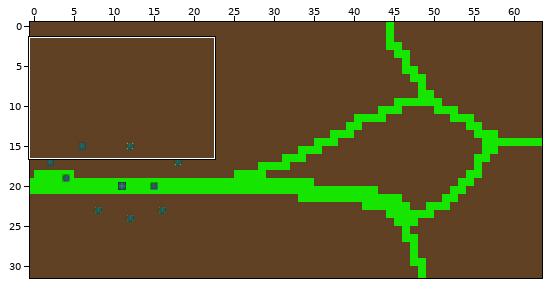
One commit to this Tiled map (JSON): the_project/assets/maps/the_project_prototype_map_1.json. Above: a wide view before the commit, with the close-up outlined.
Close-up. Before:
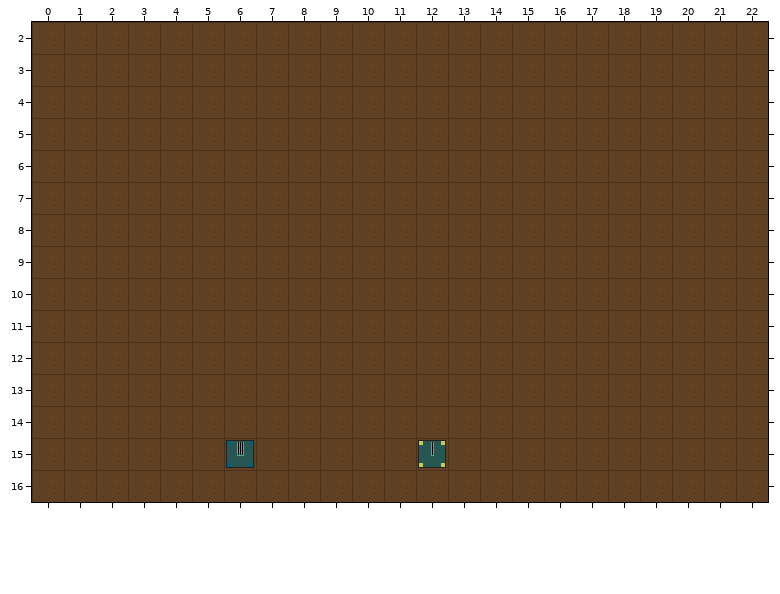
Cells are 32x32 px. Shown: x 0..22, y 2..16.
Once edited:
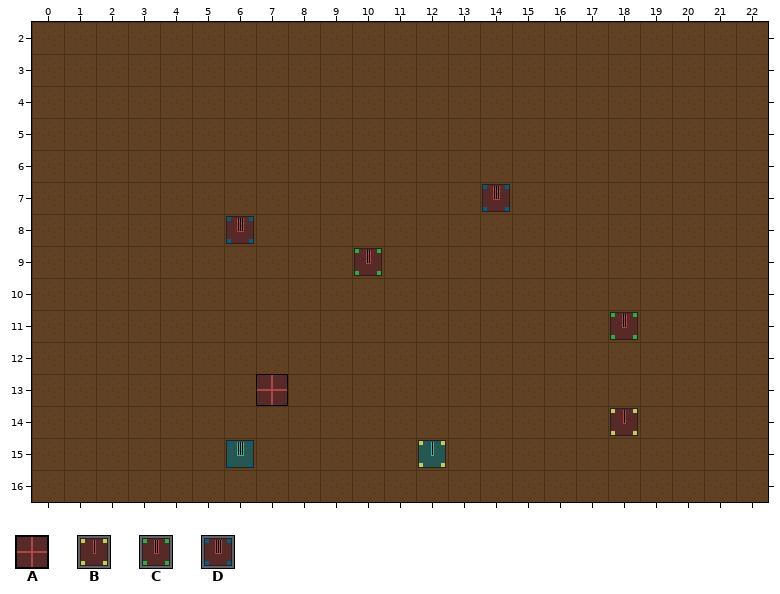
Key: from "building_tileset_red": A 0 "Base", B 1 "Turret", C 2 "Turret", D 3 "Turret".
_ is an empty cell.
Diff:
{"where": "layer \"foreground\""}
{"y":7,"x":14,"old":"_","new":"D"}
{"y":8,"x":6,"old":"_","new":"D"}
{"y":9,"x":10,"old":"_","new":"C"}
{"y":11,"x":18,"old":"_","new":"C"}
{"y":13,"x":7,"old":"_","new":"A"}
{"y":14,"x":18,"old":"_","new":"B"}
{"label":"added","picture_box":[482,184,510,212]}
{"label":"added","picture_box":[226,216,254,244]}
{"label":"added","picture_box":[354,248,382,276]}
{"label":"added","picture_box":[610,312,638,340]}
{"label":"added","picture_box":[256,374,288,406]}
{"label":"added","picture_box":[610,408,638,436]}
